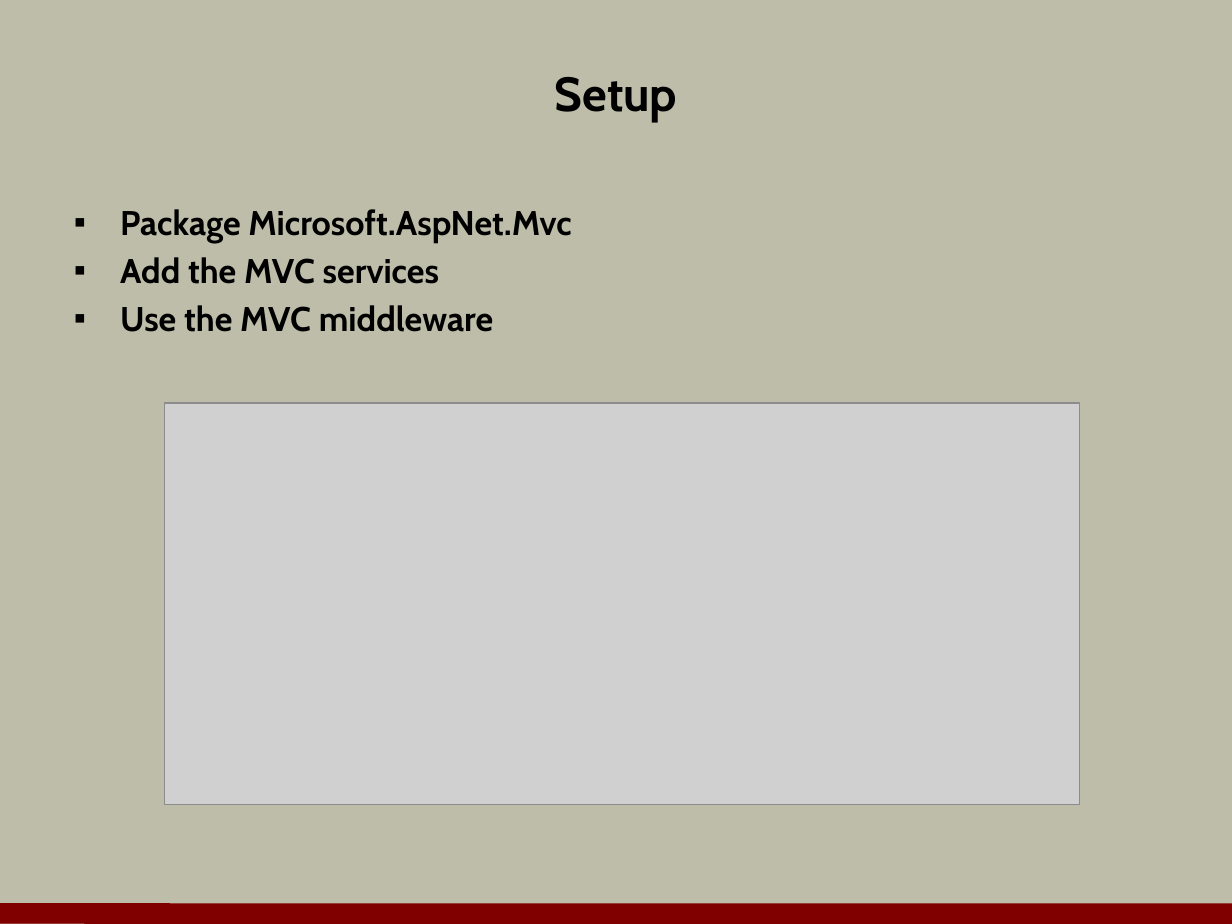
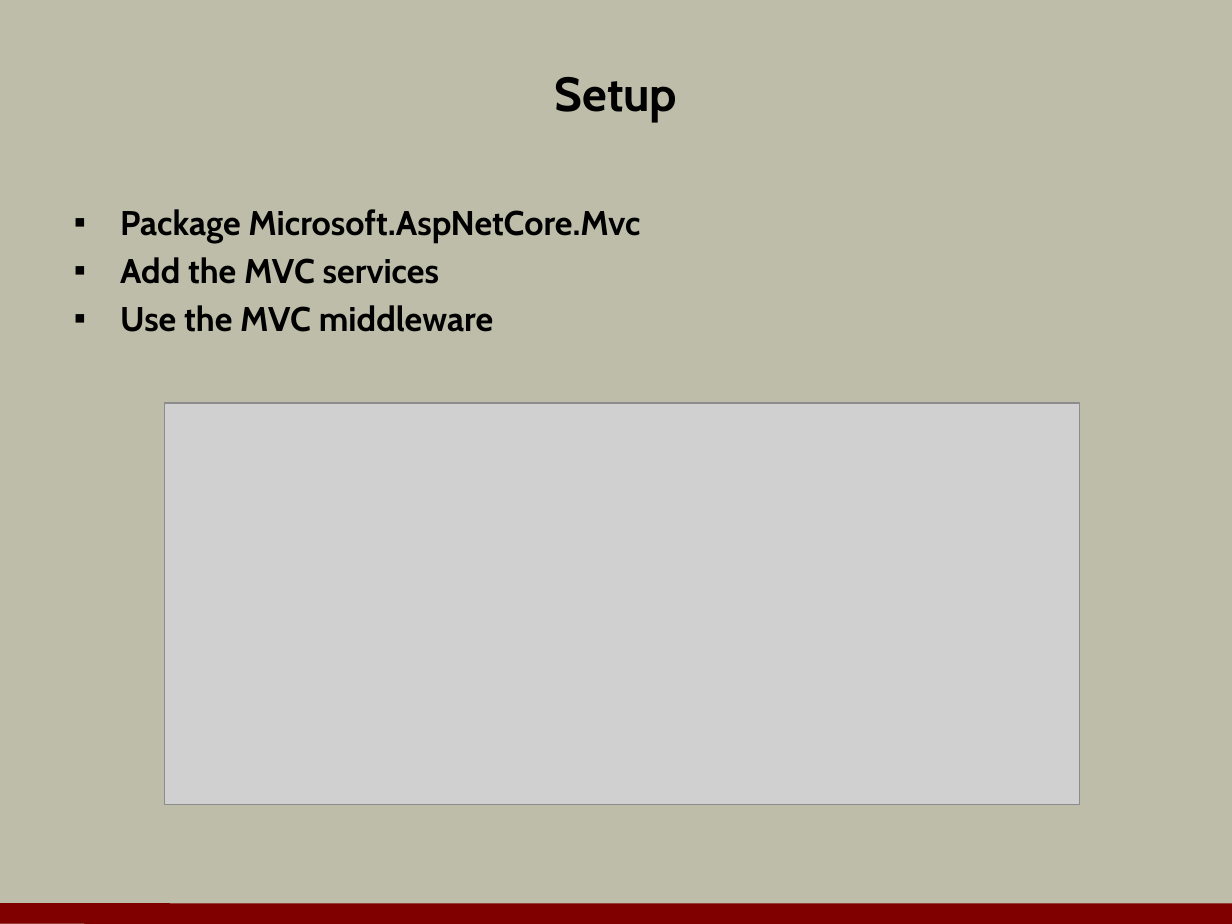
Before and after one commit to OdeToCode/classes, a slide deck: slide 3 of aspnet5/slides/04_Controllers.pptx. Drawn at 1232x924 pixels with LibreOffice and Linux fonts; fonts in the diff are those of the drawing; grey boxes stand for pictures; background and template pictures are left out. Boxes give left, top, right and bottom in pixels: in the first picture for what was removed or moved away, otherwise in the second. Text is boxed around its words. In the diff, an @@ line names an element or a change of style, - is before the commit and + after.

```diff
--- a/aspnet5/slides/04_Controllers.pptx
+++ b/aspnet5/slides/04_Controllers.pptx
@@ text at box(120, 209, 640, 243): text changed @@
-▪ Package Microsoft.AspNet.Mvc
+▪ Package Microsoft.AspNetCore.Mvc
```
Also in this commit, not shown: 2 other files.
